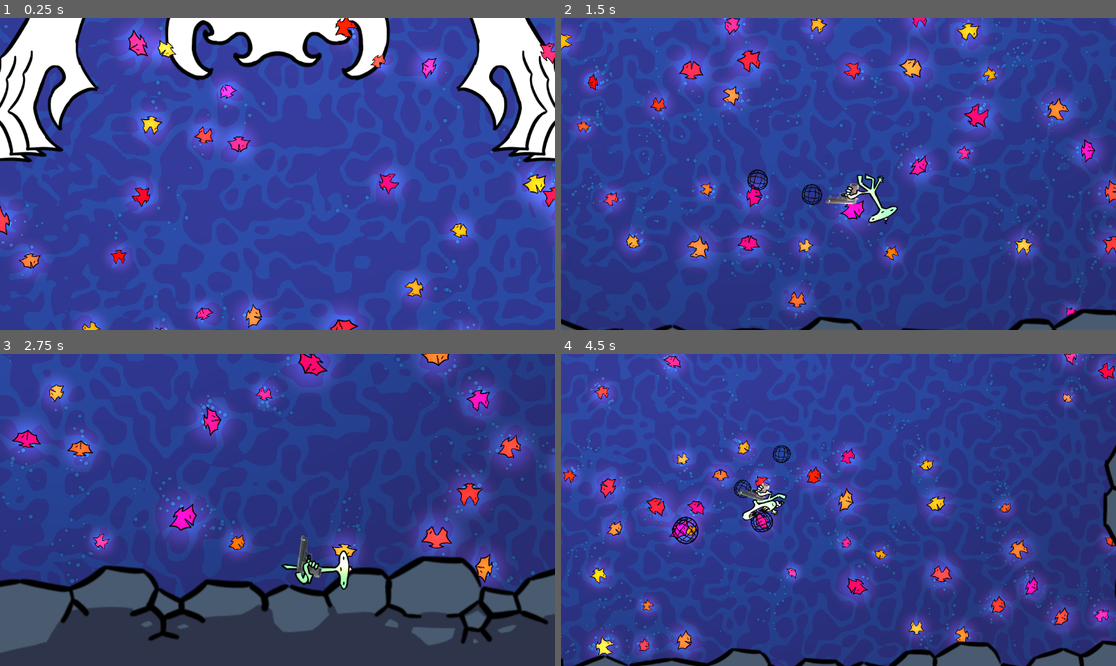
Above: before the commit, frames 1-4 (two rows, left to right).
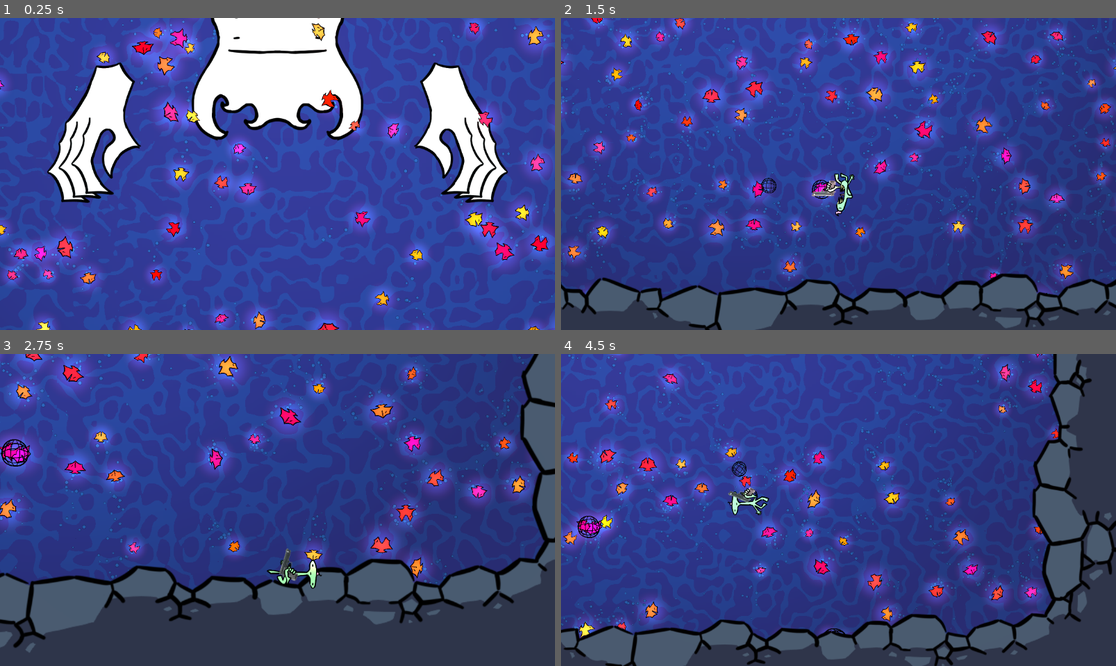
Above: after the commit, the same moments.

Repository: Krapas2/boidslop
Game: Godot game, scene res://scenes/screens/test-scene.tscn
The game is run twice, just before and just after one commit, with the same random seed, the same clock (stepped at 60 frames per second) and the same inputs.
Inputs (mouse positions are in pixels of both pictures, inside the frame that each line leads up to):
- Up to frame 1 (0.25 s): no input
- Up to frame 2 (1.5 s): move the mouse to (960, 158) at 0.52 s; press the mouse at (960, 158) at 0.53 s; hold D (walk_right) 0.53-1.28 s; move the mouse to (727, 189) at 1.27 s; release the mouse at (727, 189) at 1.28 s; hold S (walk_down) from 1.28 s (still down); click (727, 189) at 1.35 s
- Up to frame 3 (2.75 s): move the mouse to (333, 441) at 2.02 s; release S (walk_down) at 2.03 s; press the mouse at (333, 441) at 2.03 s; hold D (walk_right) from 2.03 s (still down)
- Up to frame 4 (4.5 s): move the mouse to (810, 572) at 2.77 s; release D (walk_right) at 2.78 s; release the mouse at (810, 572) at 2.78 s; hold W (walk_up) 2.78-3.53 s; click (810, 572) at 2.85 s; move the mouse to (1005, 556) at 3.52 s; press the mouse at (1005, 556) at 3.53 s; hold A (walk_left) from 3.53 s (still down); move the mouse to (672, 463) at 4.27 s; release the mouse at (672, 463) at 4.28 s; click (672, 463) at 4.35 s

The runs differ from the first frame. In frame 1, 44% of the frame differs, in the area x 0-100%, y 0-100%; in frame 2, 38%; in frame 3, 33%; in frame 4, 41%.

Commit message:
camera zoom improvements

Diff:
--- a/scenes/objects/player.tscn
+++ b/scenes/objects/player.tscn
@@ -128,7 +128,7 @@
 }
 
 [sub_resource type="RectangleShape2D" id="RectangleShape2D_0ay4w"]
-size = Vector2(16, 32)
+size = Vector2(16, 20)
 
 [node name="PlayerBody" type="RigidBody2D"]
 collision_mask = 16
@@ -187,7 +187,7 @@
 offset = Vector2(73.105, 4.13)
 
 [node name="GunPoint" type="Node2D" parent="Sprites/GunPivot"]
-position = Vector2(140.3711, -38.321407)
+position = Vector2(31.588593, -34.736645)
 rotation = -0.24364011
 scale = Vector2(0.9999998, 0.9999998)
 
@@ -215,7 +215,6 @@
 metadata/_custom_type_script = "uid://dktlfjfc4a5d1"
 
 [node name="BodyCollision" type="CollisionShape2D" parent="."]
-position = Vector2(0.27357167, -6.1312275)
 rotation = -0.020592188
 shape = SubResource("RectangleShape2D_0ay4w")
 
@@ -253,12 +252,12 @@
 script = ExtResource("7_2rlf8")
 origin = NodePath("../Sprites/GunPivot/GunPoint")
 net = ExtResource("8_0ay4w")
-charge_time = 2.0
+charge_time = 1.0
 min_launch_speed = 250.0
 max_launch_speed = 550.0
 metadata/_custom_type_script = "uid://uxdvtw2j0lqt"
 
 [node name="PlayerLaunchChargeZoom" type="Node" parent="PlayerLaunch"]
 script = ExtResource("15_2iaiu")
-zoom_power = 0.35
+zoom_power = 0.5
 metadata/_custom_type_script = "uid://mu54084wosf3"
--- a/scenes/screens/test-scene.tscn
+++ b/scenes/screens/test-scene.tscn
@@ -12,6 +12,11 @@
 [ext_resource type="Texture2D" uid="uid://bupqx5g8nnsyn" path="res://sprites/walls/walls.png" id="10_ftd5t"]
 [ext_resource type="Script" uid="uid://b11dkl4nl2dr0" path="res://scripts/game/camera/mosaic-shader-renderer.gd" id="11_1fstr"]
 [ext_resource type="Texture2D" uid="uid://bvhgeluwgsje6" path="res://sprites/radial-gradient/arena-light.tres" id="11_ye0oj"]
+
+[sub_resource type="Curve" id="Curve_ye0oj"]
+_limits = [50.0, 250.0, 0.0, 1.0]
+_data = [Vector2(0, 50), 0.0, 435.19986, 0, 0, Vector2(1, 250), 0.0, 0.0, 0, 0]
+point_count = 2
 
 [sub_resource type="WorldBoundaryShape2D" id="WorldBoundaryShape2D_d5vg1"]
 normal = Vector2(0, 1)
@@ -51,18 +56,18 @@
 [node name="CameraController" type="Node" parent="Camera2D"]
 script = ExtResource("6_8xgpk")
 move_speed = 3.0
+move_damping = 0.9
 zoom_speed = 8.0
-damping = 0.8
+zoom_damping = 0.8
 minimum_zoom = 0.1
-maximum_zoom = 2.0
-zoom_margin = 100.0
+maximum_zoom = 1.5
+zoom_margin = 150.0
 metadata/_custom_type_script = "uid://ckkvm6iiiptd4"
 
 [node name="PlayerMouseCamera" type="Node" parent="Camera2D" node_paths=PackedStringArray("player")]
 script = ExtResource("5_1qp8t")
 player = NodePath("../../PlayerBody")
-min_leading_distance = 100.0
-max_leading_distance = 250.0
+leading_distance_curve = SubResource("Curve_ye0oj")
 metadata/_custom_type_script = "uid://c54178coumdbg"
 
 [node name="MosaicShaderRenderer" type="Node" parent="Camera2D"]
@@ -71,8 +76,8 @@
 overlap_amount = 2.0
 padding = 64.0
 z_index = -2
-columns = 6
-rows = 6
+columns = 8
+rows = 8
 
 [node name="BallsRoot" parent="." instance=ExtResource("6_mitsk")]
 
--- a/scripts/game/camera/camera-controller.gd
+++ b/scripts/game/camera/camera-controller.gd
@@ -1,9 +1,12 @@
 extends Node
 class_name CameraController
 
+@export_group("Movement")
 @export var move_speed: float
+@export_range(0, 1) var move_damping: float
+@export_group("Zoom")
 @export var zoom_speed: float
-@export var damping: float
+@export_range(0, 1) var zoom_damping: float
 @export var minimum_zoom: float
 @export var maximum_zoom: float
 @export var zoom_margin: float
@@ -33,14 +36,14 @@
 	var desired: Vector2 = _get_position()
 	var displacement: Vector2 = desired - camera.global_position
 
-	_move_velocity = _move_velocity.lerp(displacement * move_speed, 1.0 - damping)
+	_move_velocity = _move_velocity.lerp(displacement * move_speed, 1.0 - move_damping)
 	camera.global_position += _move_velocity * delta
 
 func _apply_zoom(delta: float) -> void:
 	var desired_zoom: float = _get_fit_zoom() + _get_additional_zoom()
 	var displacement: float = desired_zoom - camera.zoom.x
 
-	_zoom_velocity = lerp(_zoom_velocity, displacement * zoom_speed, 1.0 - damping)
+	_zoom_velocity = lerp(_zoom_velocity, displacement * zoom_speed, 1.0 - zoom_damping)
 	var new_zoom: float = camera.zoom.x + _zoom_velocity * delta
 	camera.zoom = Vector2.ONE * new_zoom
 
@@ -54,26 +57,30 @@
 	if targets.is_empty():
 		return starting_zoom
 
-	var bounding_box: Rect2 = _calculate_targets_bounding_box()
-	return _calculate_optimal_zoom(bounding_box)
+	var bounding_circle: BoundingCircle = _calculate_targets_bounding_circle()
+	return _calculate_optimal_zoom(bounding_circle)
 
-func _calculate_targets_bounding_box() -> Rect2:
+func _calculate_targets_bounding_circle() -> BoundingCircle:
 	var target_positions: Array[Vector2] = targets.values()
-	var rect: Rect2 = Rect2(target_positions[0], Vector2.ZERO)
+
+	var center: Vector2 = target_positions[0]
+	var radius: float = 0.0
 
 	for pos: Vector2 in target_positions:
-		rect = rect.expand(pos)
+		var dist: float = center.distance_to(pos)
+		if dist > radius:
+			var new_radius: float = (radius + dist) / 2.0
+			center = center + (pos - center).normalized() * (new_radius - radius)
+			radius = new_radius
 
-	return rect
+	return BoundingCircle.new(center, radius)
 
-func _calculate_optimal_zoom(rect: Rect2) -> float:
-	var margin: Vector2 = Vector2(zoom_margin, zoom_margin)
-	rect = rect.grow_individual(margin.x, margin.y, margin.x, margin.y)
+func _calculate_optimal_zoom(circle: BoundingCircle) -> float:
+	var radius: float = circle["radius"] + zoom_margin
+	var diameter: float = radius * 2.0
 
 	var viewport_size: Vector2 = get_viewport().get_visible_rect().size
 	var square_viewport_side: float = min(viewport_size.x, viewport_size.y)
-	var square_viewport: Vector2 = Vector2(square_viewport_side, square_viewport_side)
-	var zoom_factor: Vector2 = square_viewport / rect.size
-	var fit_zoom: float = min(zoom_factor.x, zoom_factor.y)
+	var fit_zoom: float = square_viewport_side / diameter
 
 	return clamp(fit_zoom, minimum_zoom, maximum_zoom)
--- a/scripts/game/camera/player-mouse-camera.gd
+++ b/scripts/game/camera/player-mouse-camera.gd
@@ -2,8 +2,7 @@
 class_name PlayerMouseCamera
 
 @export var player: Node2D
-@export var min_leading_distance: float
-@export var max_leading_distance: float
+@export var leading_distance_curve: Curve
 
 @onready var camera_controller: CameraController = CameraController.instance
 
@@ -18,10 +17,11 @@
 	var screen_center: Vector2 = get_viewport().size * .5
 	var screen_mouse_position: Vector2 = get_viewport().get_mouse_position()
 
-	var camera_vector: Vector2 = Vector2Utils.clamp_magnitude(
-		((screen_mouse_position - screen_center) / screen_center.y) * max_leading_distance,
-		min_leading_distance,
-		max_leading_distance
+	var offset: Vector2 = (screen_mouse_position - screen_center) / screen_center.y
+	var normalized_magnitude: float = clamp(offset.length(), 0.0, 1.0)
+	var camera_vector: Vector2 = (
+		offset.normalized() *
+		leading_distance_curve.sample_baked(normalized_magnitude)
 	)
 
 	return player.global_position + camera_vector
--- /dev/null
+++ b/scripts/game/misc/bounding-circle.gd
@@ -0,0 +1,8 @@
+class_name BoundingCircle
+
+var center: Vector2
+var radius: float
+
+func _init(_center: Vector2, _radius: float) -> void:
+	self.center = _center
+	self.radius = _radius
Not shown: 1 places in scenes/objects/player.tscn that only renumber resources
Not shown: 1 places in scenes/screens/test-scene.tscn that only renumber resources
Not shown, added: scripts/game/misc/bounding-circle.gd.uid
